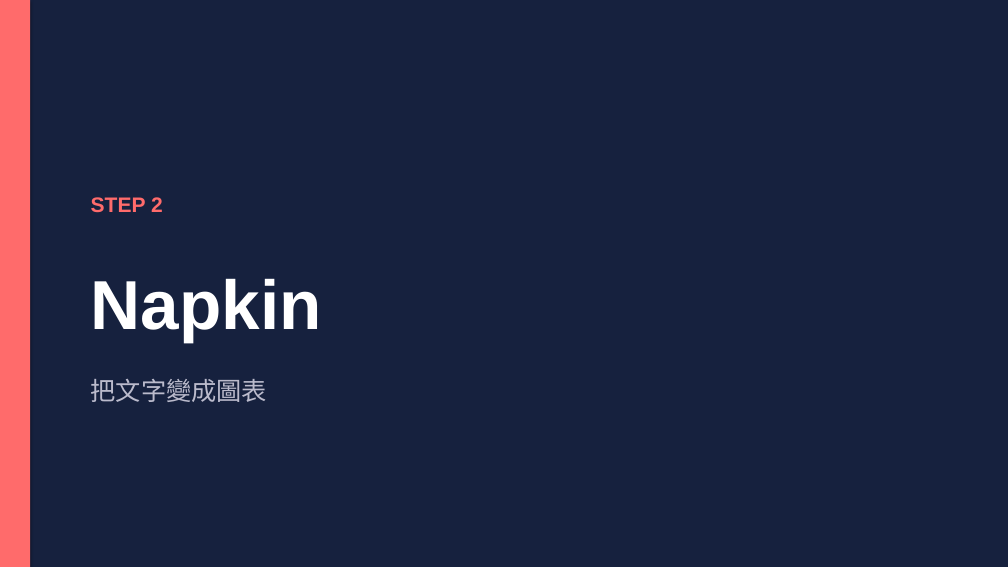
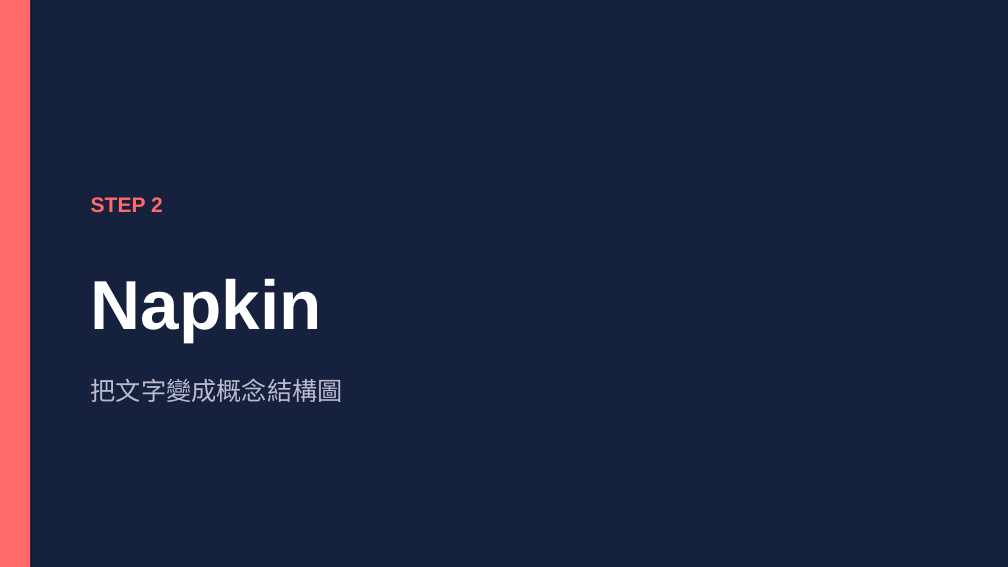
Before and after one commit to letranger/2026-04-30-AI-work, a slide deck: slide 9 of 和AI作朋友-工作坊簡報.pptx (slide 6 before the commit). Drawn at 1008x567 pixels with LibreOffice and Linux fonts; fonts in the diff are those of the drawing. Boxes give left, top, right and bottom in pixels: in the first picture for what was removed or moved away, otherwise in the second. Text is boxed around its words. In the diff, an @@ line names an element or a change of style, - is before the commit and + after.

```diff
--- a/和AI作朋友-工作坊簡報.pptx
+++ b/和AI作朋友-工作坊簡報.pptx
@@ text at [91, 378, 343, 402]: text changed @@
-把文字變成圖表
+把文字變成概念結構圖
```
Also in this commit, not shown: 16 other slides changed, 12 slides added, 2 slides removed, 1 other file.
